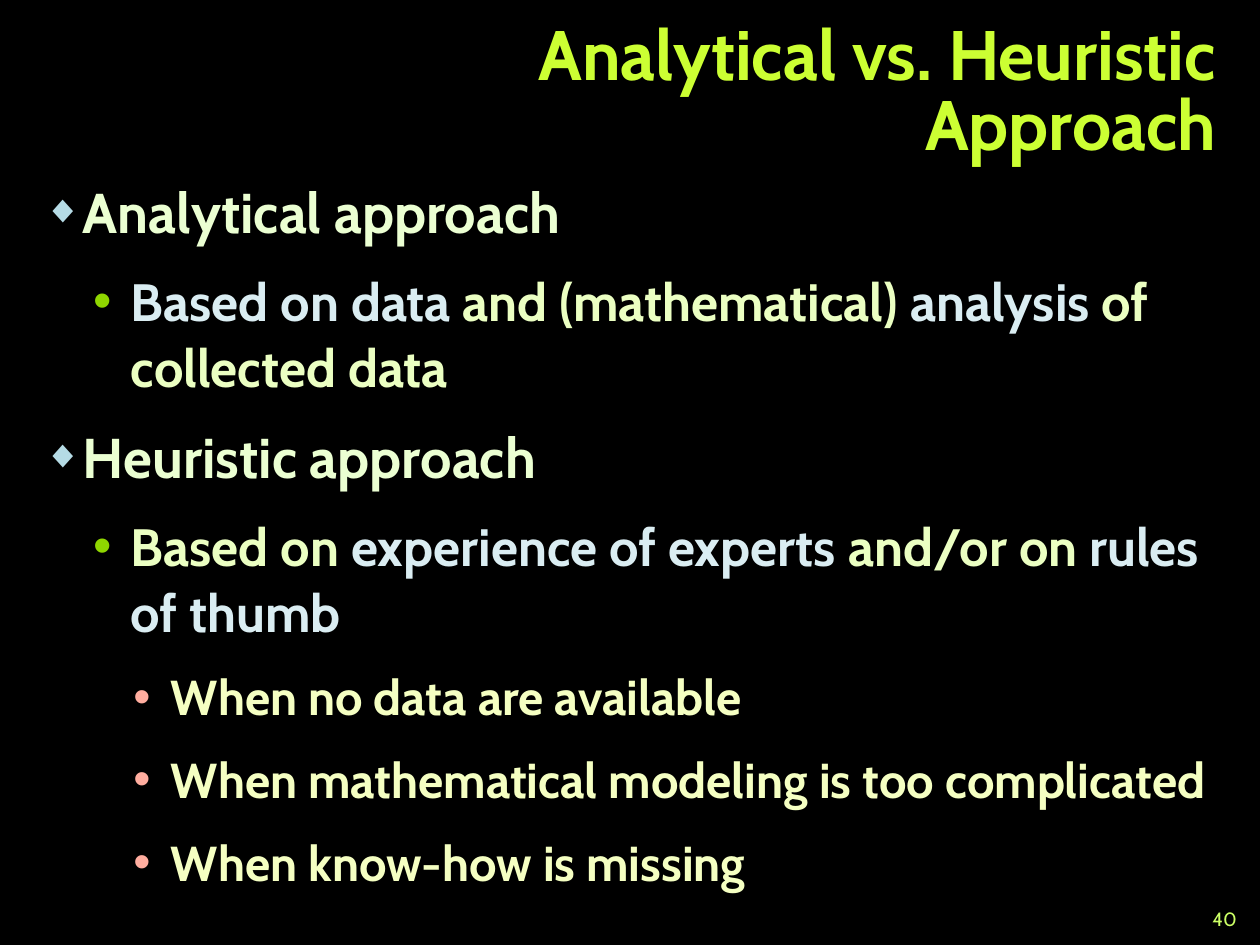
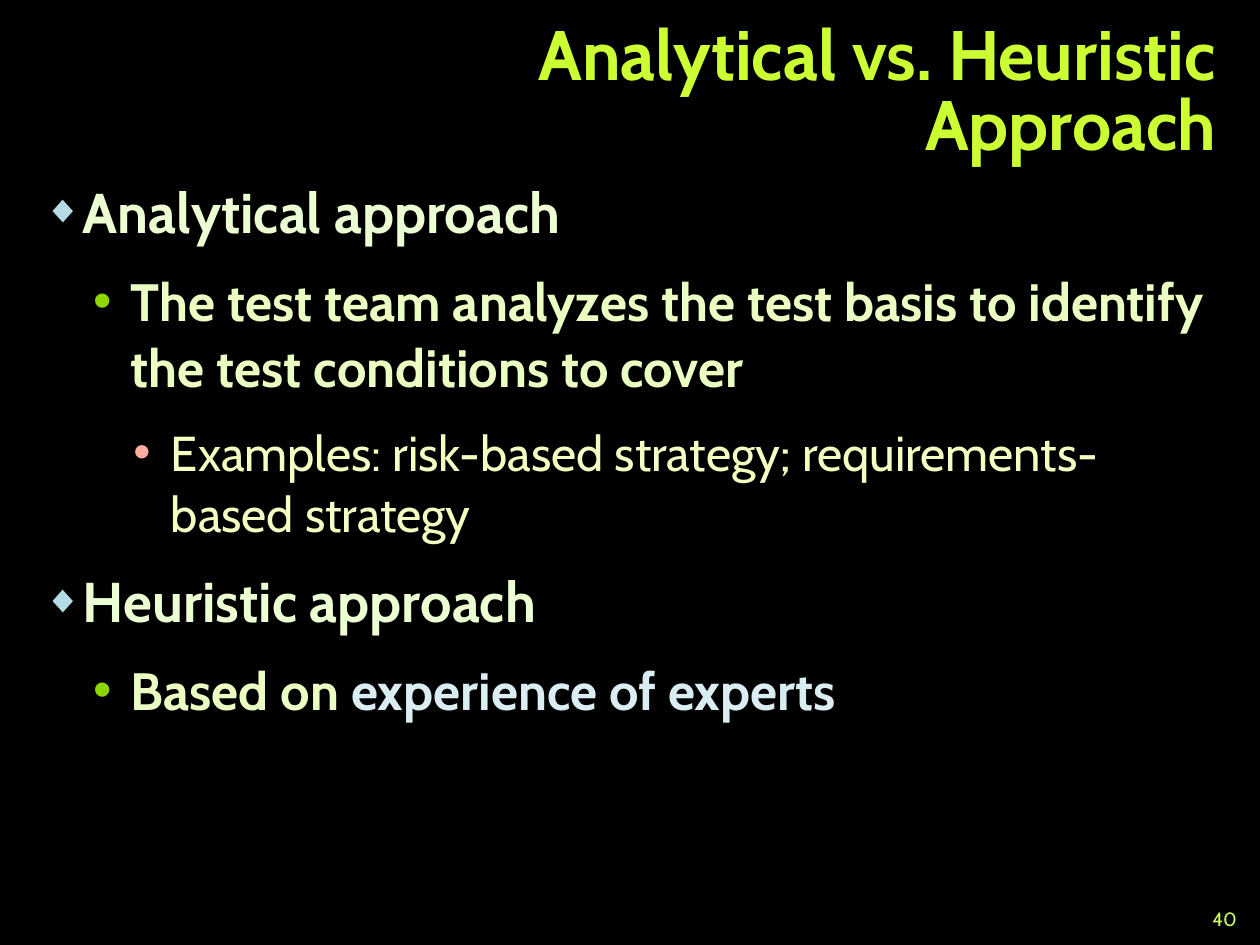
Before and after one commit to TelerikAcademy/QA-Academy, a slide deck: slide 40 of 07. Test Management/Test Planning and Estimation.pptx. Drawn at 1260x945 pixels with LibreOffice and Linux fonts; fonts in the diff are those of the drawing; background and template pictures are left out. Boxes give left, top, right and bottom in pixels: in the first picture for what was removed or moved away, otherwise in the second. Text is boxed around its words. In the diff, an @@ line names an element or a change of style, - is before the commit and + after.

Commit message:
Presentation update

```diff
--- a/07. Test Management/Test Planning and Estimation.pptx
+++ b/07. Test Management/Test Planning and Estimation.pptx
@@ text at <box>131,281,1203,543</box>: text changed @@
-  • Based on data and (mathematical) analysis of collected data
+  • The test team analyzes the test basis to identify the test conditions to cover
+    • Examples: risk-based strategy; requirements-based strategy
@@ text at <box>131,670,836,722</box>: text changed; size 28 to 30 pt; text colour #F5FFC2 to #DAEDF2 @@
-  • Based on experience of experts and/or on rules of thumb
-    • When no data are available
-    • When mathematical modeling is too complicated
-    • When know-how is missing
+  • Based on experience of experts
```
Also in this commit, not shown: 1 other slide changed.
